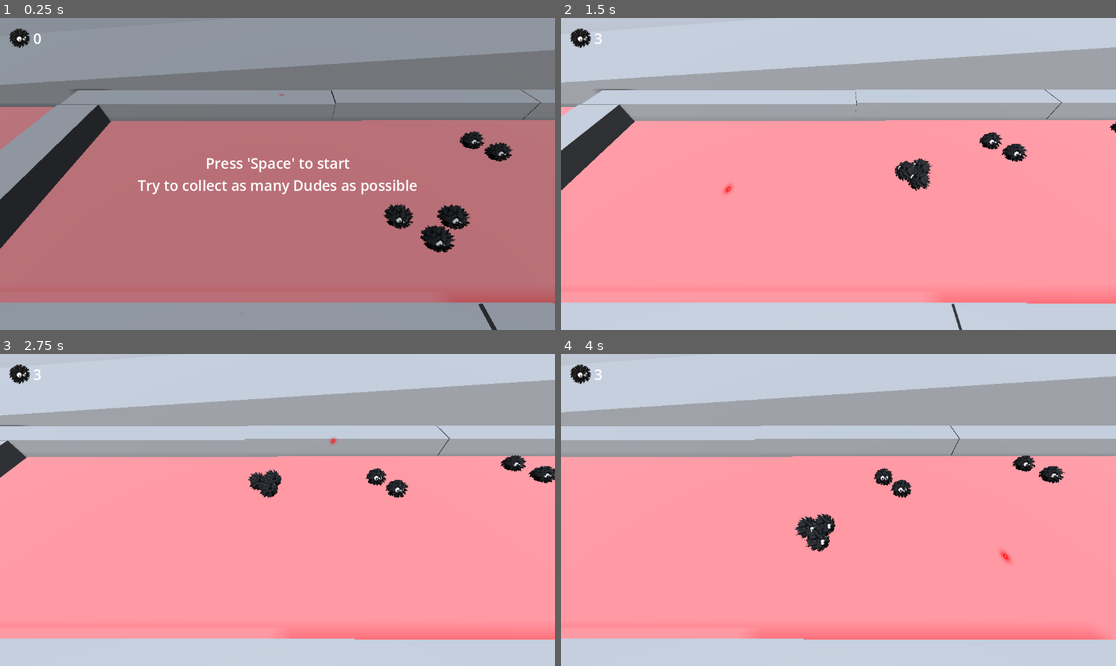
Above: before the commit, frames 1-4 (two rows, left to right).
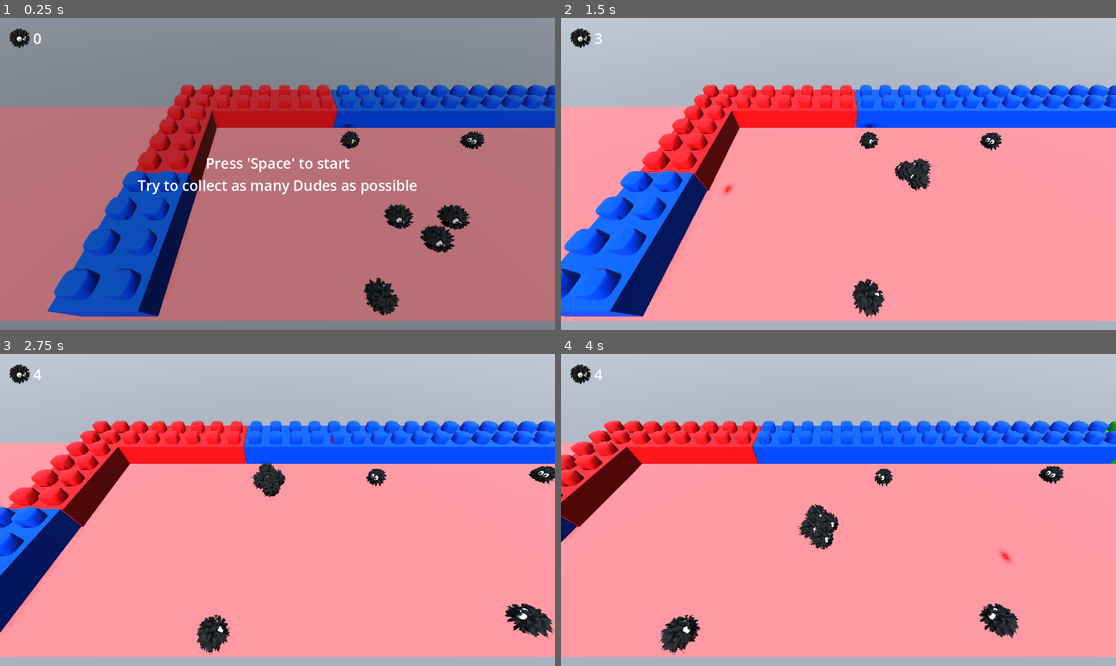
Above: after the commit, the same moments.

Repository: CaptainPMM/LD56
Game: Godot game, scene res://scenes/final.tscn
Same seed, same stepped clock (60 frames per second), same inputs: the game is played once before the commit and once after it. Before the commit the project starts from res://scenes/blockout.tscn.
Inputs (mouse positions are in pixels of both pictures, inside the frame that each line leads up to):
- Up to frame 1 (0.25 s): no input
- Up to frame 2 (1.5 s): tap Space at 0.5, 0.77 s; move the mouse to (960, 158) at 0.52 s; move the mouse to (727, 189) at 1.27 s
- Up to frame 3 (2.75 s): tap Space at 1.52 s; move the mouse to (333, 441) at 2.02 s
- Up to frame 4 (4 s): move the mouse to (810, 572) at 2.77 s; tap Space at 3.02, 3.77 s; move the mouse to (1005, 556) at 3.52 s

The runs differ from the first frame. In frame 1, 32% of the frame differs, in the area x 0-100%, y 10-100%; in frame 2, 40%, in the area x 0-100%, y 9-100%; in frame 3, 38%; in frame 4, 36%.

Commit message:
Disable transparency and make final scene the default scene

Diff:
--- a/project.godot
+++ b/project.godot
@@ -11,14 +11,9 @@
 [application]
 
 config/name="LD56"
-run/main_scene="res://scenes/blockout.tscn"
+run/main_scene="res://scenes/final.tscn"
 config/features=PackedStringArray("4.3", "GL Compatibility")
 config/icon="res://icon.svg"
-
-[display]
-
-window/size/transparent=true
-window/per_pixel_transparency/allowed=true
 
 [dotnet]
 
@@ -29,3 +24,4 @@
 renderer/rendering_method="gl_compatibility"
 renderer/rendering_method.mobile="gl_compatibility"
 anti_aliasing/quality/msaa_3d=3
+anti_aliasing/quality/screen_space_aa=1
